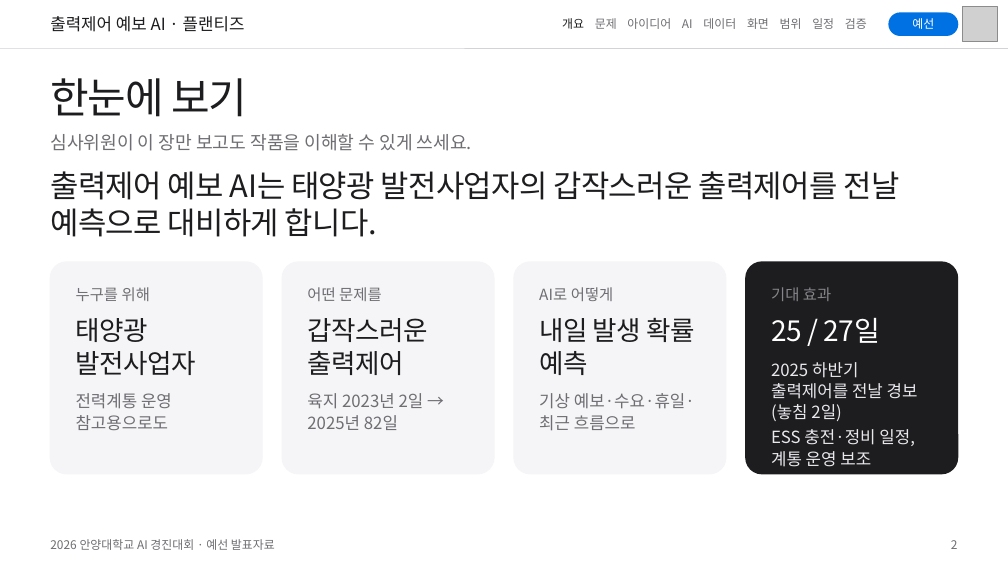
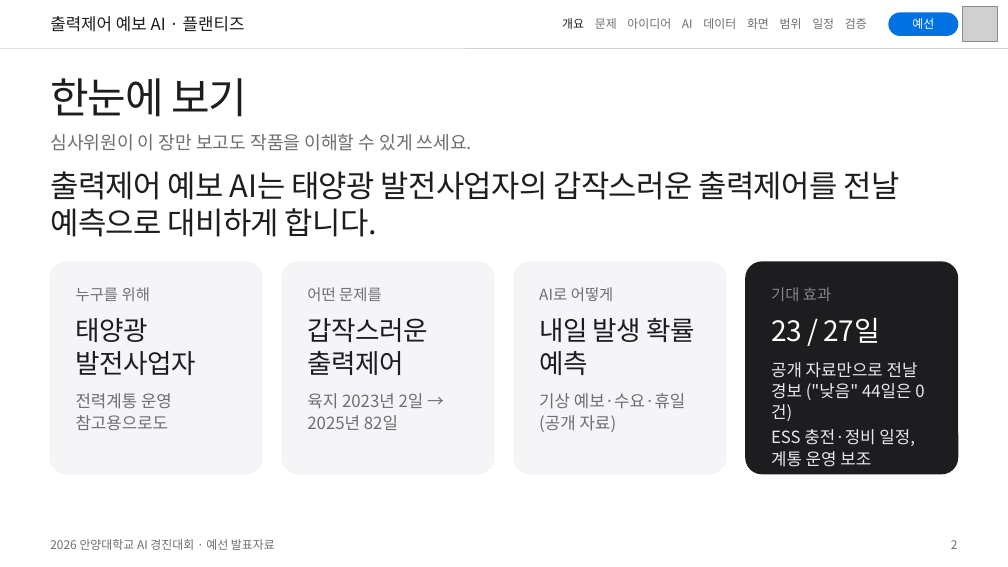
Before and after one commit to eorua/planties, a slide deck: slide 2 of docs/slides/예선발표_초안.pptx. Drawn at 1008x567 pixels with LibreOffice and Linux fonts; fonts in the diff are those of the drawing; grey boxes stand for pictures. Boxes give left, top, right and bottom in pixels: in the first picture for what was removed or moved away, otherwise in the second. Text is boxed around its words. In the diff, an @@ line names an element or a change of style, - is before the commit and + after.

```diff
--- a/docs/slides/예선발표_초안.pptx
+++ b/docs/slides/예선발표_초안.pptx
@@ text at bbox=[771, 318, 918, 400]: text changed @@
-25 / 27일
-2025 하반기 출력제어를 전날 경보 (놓침 2일)
+23 / 27일
+공개 자료만으로 전날 경보 ("낮음" 44일은 0건)
@@ text at bbox=[539, 393, 686, 432]: text changed @@
-기상 예보·수요·휴일·최근 흐름으로
+기상 예보·수요·휴일 (공개 자료)
```
Also in this commit, not shown: 3 other slides changed, 25 other files.
